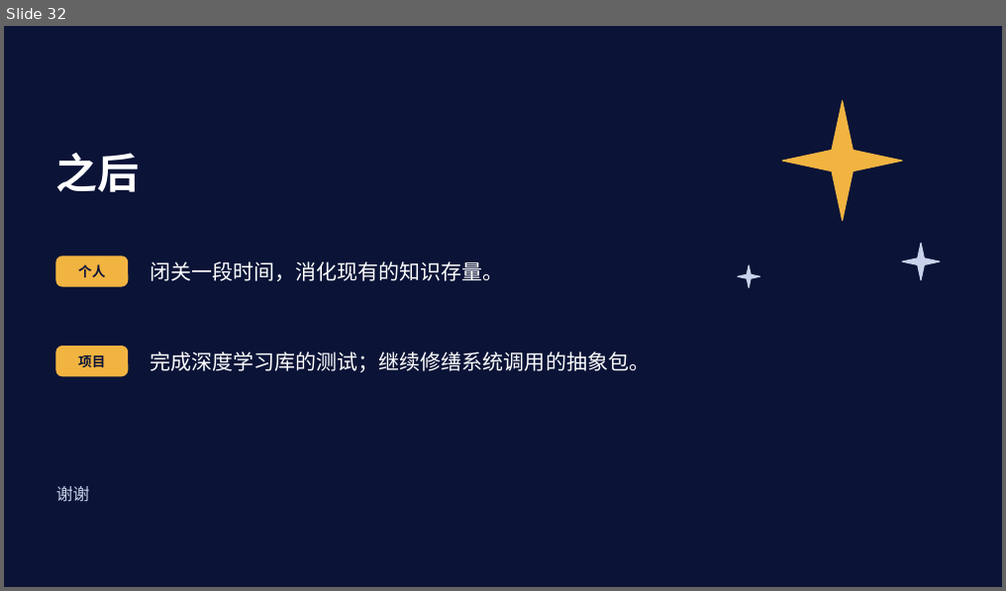
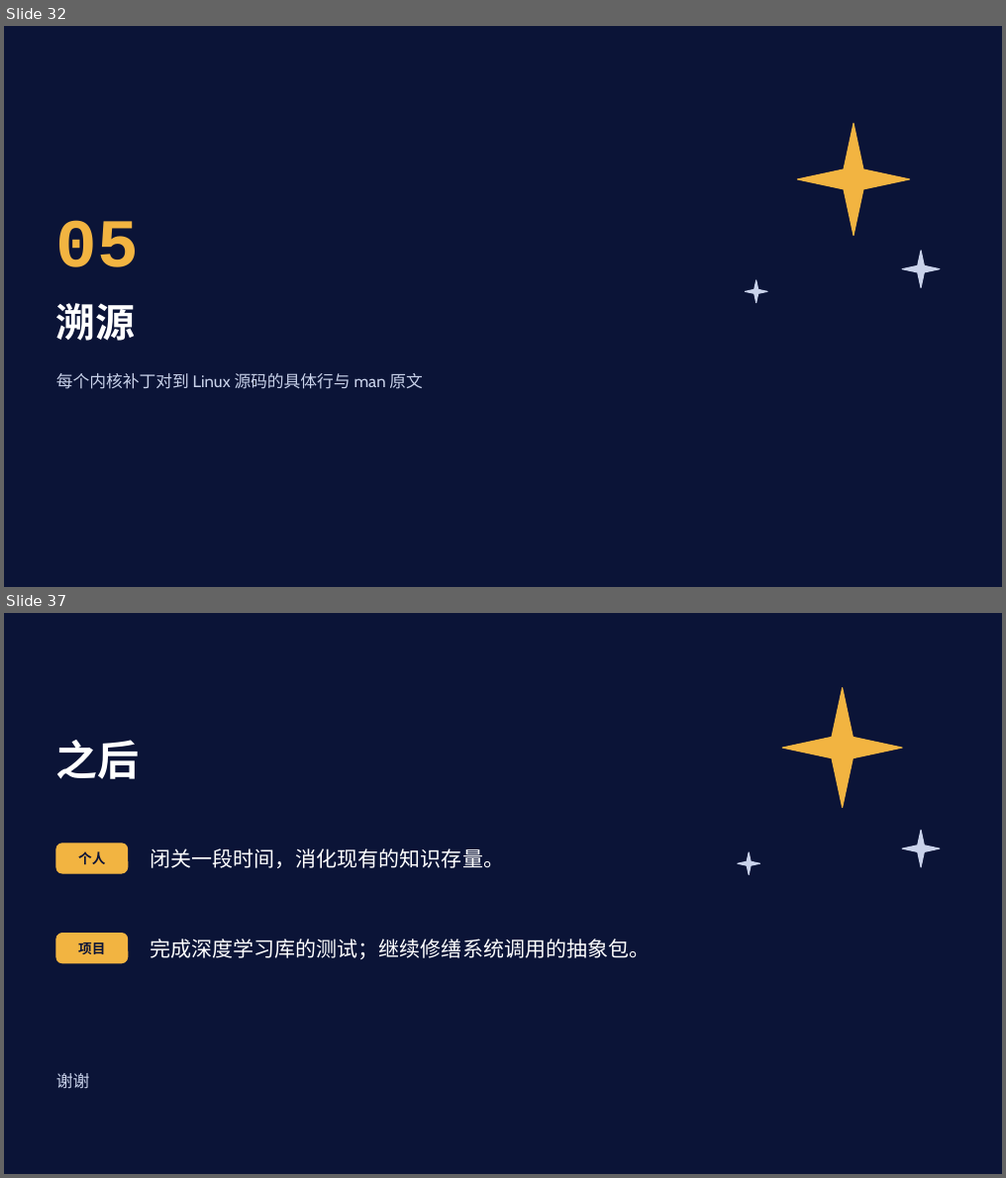
Before and after one commit to Lfan-ke/tgoskits, a slide deck: 实习总结.pptx. Shown one above the other, each under a label of ours: slide 32 before the commit, slides 32 and 37 after it; the slides between them are not shown. The pictures are 1006x591 and 1006x1178 pixels, drawn with LibreOffice and Linux fonts; fonts in the diff are those of the drawing. Boxes give left, top, right and bottom in pixels: in the first picture for what was removed or moved away, otherwise in the second. Text is boxed around its words. In the diff, an @@ line names an element or a change of style, - is before the commit and + after.

```diff
--- a/实习总结.pptx
+++ b/实习总结.pptx
@@ slide 32 added at [4,26,1002,587], background #0B1437 @@
@@ star added at [798,123,910,236], fill #F2B441, outline #F2B441 1 pt @@
@@ text added at [56,220,139,268], 66 pt, text #F2B441, bold @@
+05
@@ star added at [902,251,940,288], fill #C9D2EA, outline #C9D2EA 1 pt @@
@@ star added at [746,280,767,303], fill #C9D2EA, outline #C9D2EA 1 pt @@
@@ text added at [56,303,136,341], 38 pt, text #FFFFFF, bold @@
+溯源
@@ text added at [56,373,423,389], 16 pt, text #C9D2EA @@
+每个内核补丁对到 Linux 源码的具体行与 man 原文
@@ what was slide 32 is now slide 37 @@
```
Also in this commit, not shown: 2 slides changed, 4 other slides added.
